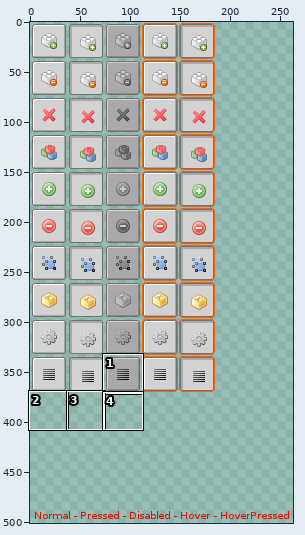
A sprite sheet gets an edit: resources/icons/toolbar.png. The first picture is a wide view before the edit; the outline marks the close-up.
Close-up. First the earlier version:
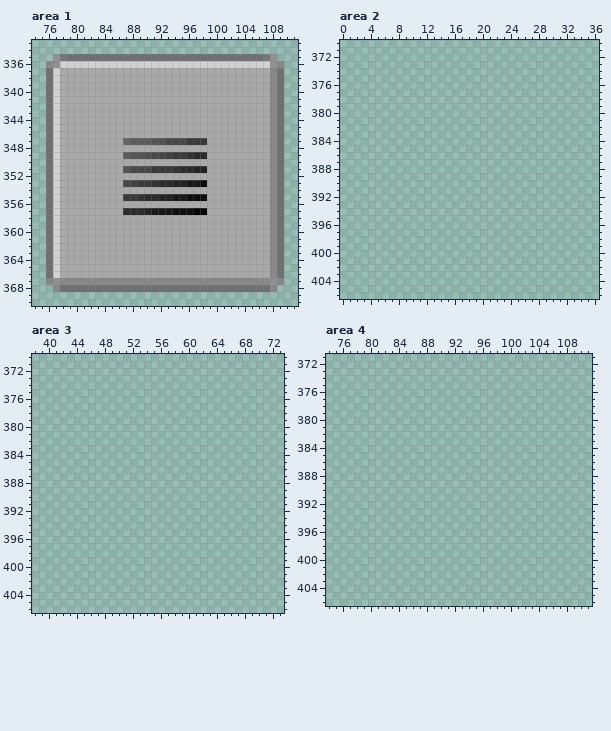
The file is 512x512 pixels. Pixels under 10% opacity are left out. Colours within 5 levels of each other are drawn and written as one. Shown: area 1: x 74..111, y 333..370; area 2: x 0..36, y 370..406; area 3: x 38..73, y 370..406; area 4: x 74..111, y 371..406. The wide view leaves out empty margins. The commit also changed other parts of the picture, which this record leaves out.
Now the later version:
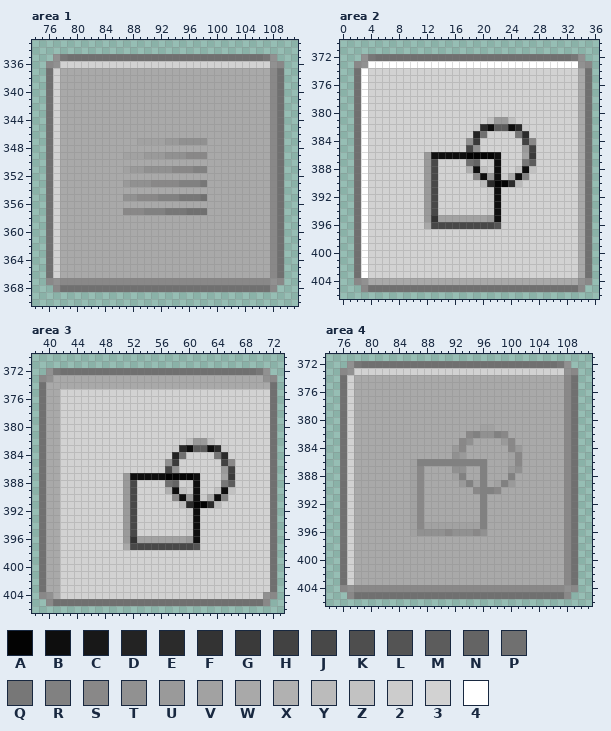
Palette (. is transparent): A #030303  B #0e0e0e  C #181818  D #232323  E #2b2b2b  F #333333  G #3a3a3a  H #424242  J #484848  K #4e4e4e  L #545454  M #5c5c5c  N #646464  P #707070  Q #777777  R #818181  S #898888  T #919191  U #9a9a9a  V #a2a2a2  W #a9a9a9  X #b1b1b1  Y #bbbbbb  Z #c2c2c2  2 #cccccc  3 #d2d2d2  4 #ffffff
From old to new:
Changed rows in their new state; - is an unchanged pixel.
Area 1:
first column x 87:
347 WWVVVVUUTTTT
349 VVVUUUTTTSSS
351 VUUTTTTSSSRR
353 UTTTSSSSRRRQ
355 TTSSSRRRQQQP
357 SSSRRRQQQPPP
Area 2:
first column x 2:
372 -TQPPPPPPPPPPPPPPPPPPPPPPPPPPPPQT-
373 ST444444444444444444444444444444TS
374 P4333333333333333333333333333333WP
375 P4333333333333333333333333333333WP
376 P4333333333333333333333333333333WP
377 P4333333333333333333333333333333WP
378 P4333333333333333333333333333333WP
379 P4333333333333333333333333333333WP
380 P4333333333333333333333333333333WP
381 P433333333333333333ZUUZ333333333WP
382 P43333333333333332EBMMBE23333333WP
383 P4333333333333333DP3333QE3333333WP
384 P433333333333333TG333333HS333333WP
385 P433333333333333JT333333UH333333WP
386 P433333333UBBBBBAAAAB333VG333333WP
387 P433333333UJ3333PN32B333QM333333WP
388 P433333333UJ3333XBZ2B33ZBZ333333WP
389 P433333333UJ33333SBUB2WBR3333333WP
390 P433333333UJ333333YEAAEY33333333WP
391 P433333333UJ33333332B33333333333WP
392 P433333333UJ33333332B33333333333WP
393 P433333333UJ33333332B33333333333WP
394 P433333333UJ33333332B33333333333WP
395 P433333333UFVVVVVVVUB33333333333WP
396 P433333333WJJJJJJJJJL33333333333WP
397 P4333333333333333333333333333333WP
398 P4333333333333333333333333333333WP
399 P4333333333333333333333333333333WP
400 P4333333333333333333333333333333WP
401 P4333333333333333333333333333333WP
402 P4333333333333333333333333333333WP
403 P4333333333333333333333333333333WP
404 STWWWWWWWWWWWWWWWWWWWWWWWWWWWWWWTS
405 -SPPPPPPPPPPPPPPPPPPPPPPPPPPPPPPS-
Area 3:
first column x 39:
372 -TQPPPPPPPPPPPPPPPPPPPPPPPPPPPPQT-
373 STWWWWWWWWWWWWWWWWWWWWWWWWWWWWWWTS
374 PWWWWWWWWWWWWWWWWWWWWWWWWWWWWWWWWP
375 PWW333333333333333333333333333333P
376 PWW333333333333333333333333333333P
377 PWW333333333333333333333333333333P
378 PWW333333333333333333333333333333P
379 PWW333333333333333333333333333333P
380 PWW333333333333333333333333333333P
381 PWW333333333333333333333333333333P
382 PWW333333333333333333ZUUZ33333333P
383 PWW33333333333333332EBMMBE2333333P
384 PWW3333333333333333DP3333QE333333P
385 PWW333333333333333TG333333HS33333P
386 PWW333333333333333JT333333UH33333P
387 PWW333333333UBBBBBAAAAB333VG33333P
388 PWW333333333UJ3333PN32B333QM33333P
389 PWW333333333UJ3333XBZ2B33ZBZ33333P
390 PWW333333333UJ33333SBUB2WBR333333P
391 PWW333333333UJ333333YEAAEY3333333P
392 PWW333333333UJ33333332B3333333333P
393 PWW333333333UJ33333332B3333333333P
394 PWW333333333UJ33333332B3333333333P
395 PWW333333333UJ33333332B3333333333P
396 PWW333333333UFVVVVVVVUB3333333333P
397 PWW333333333WJJJJJJJJJL3333333333P
398 PWW333333333333333333333333333333P
399 PWW333333333333333333333333333333P
400 PWW333333333333333333333333333333P
401 PWW333333333333333333333333333333P
402 PWW333333333333333333333333333333P
403 PWW333333333333333333333333333333P
404 STW33333333333333333333333333333TS
405 -SPPPPPPPPPPPPPPPPPPPPPPPPPPPPPPS-
Area 4:
first column x 76:
372 -TQPPPPPPPPPPPPPPPPPPPPPPPPPPPPQT-
373 ST333333333333333333333333333333TS
374 P3WWWWWWWWWWWWWWWWWWWWWWWWWWWWWWSP
375 P3WWWWWWWWWWWWWWWWWWWWWWWWWWWWWWSP
376 P3WWWWWWWWWWWWWWWWWWWWWWWWWWWWWWSP
377 P3WWWWWWWWWWWWWWWWWWWWWWWWWWWWWWSP
378 P3WWWWWWWWWWWWWWWWWWWWWWWWWWWWWWSP
379 P3WWWWWWWWWWWWWWWWWWWWWWWWWWWWWWSP
380 P3WWWWWWWWWWWWWWWWWWWWWWWWWWWWWWSP
381 P3WWWWWWWWWWWWWWWWWWVVWWWWWWWWWWSP
382 P3WWWWWWWWWWWWWWWWSRTTRSWWWWWWWWSP
383 P3WWWWWWWWWWWWWWWSTWWWWUSWWWWWWWSP
384 P3WWWWWWWWWWWWWWUSWWWWWWSUWWWWWWSP
385 P3WWWWWWWWWWWWWWTUWWWWWWVSWWWWWWSP
386 P3WWWWWWWWVRRRRRRRRRRWWWVSWWWWWWSP
387 P3WWWWWWWWVSWWWWTTWWRWWWUTWWWWWWSP
388 P3WWWWWWWWVSWWWWVRWWRWWWRWWWWWWWSP
389 P3WWWWWWWWVSWWWWWURVRWVRUWWWWWWWSP
390 P3WWWWWWWWVSWWWWWWWSRRSWWWWWWWWWSP
391 P3WWWWWWWWVSWWWWWWWWRWWWWWWWWWWWSP
392 P3WWWWWWWWVSWWWWWWWWRWWWWWWWWWWWSP
393 P3WWWWWWWWVSWWWWWWWWRWWWWWWWWWWWSP
394 P3WWWWWWWWVSWWWWWWWWRWWWWWWWWWWWSP
395 P3WWWWWWWWVSVVVVVVVVRWWWWWWWWWWWSP
396 P3WWWWWWWWVTTTTSTTTSTWWWWWWWWWWWSP
397 P3WWWWWWWWWWWWWWWWWWWWWWWWWWWWWWSP
398 P3WWWWWWWWWWWWWWWWWWWWWWWWWWWWWWSP
399 P3WWWWWWWWWWWWWWWWWWWWWWWWWWWWWWSP
400 P3WWWWWWWWWWWWWWWWWWWWWWWWWWWWWWSP
401 P3WWWWWWWWWWWWWWWWWWWWWWWWWWWWWWSP
402 P3WWWWWWWWWWWWWWWWWWWWWWWWWWWWWWSP
403 P3WWWWWWWWWWWWWWWWWWWWWWWWWWWWWWSP
404 STSSSSSSSSSSSSSSSSSSSSSSSSSSSSSSTS
405 -SPPPPPPPPPPPPPPPPPPPPPPPPPPPPPPS-
Boxes around the changes in both close-ups, in picture pixels (x1, y1, x2, y2):
changed: (123, 138, 207, 215)
added: (354, 54, 592, 292)
added: (39, 368, 277, 606)
added: (340, 361, 578, 599)
